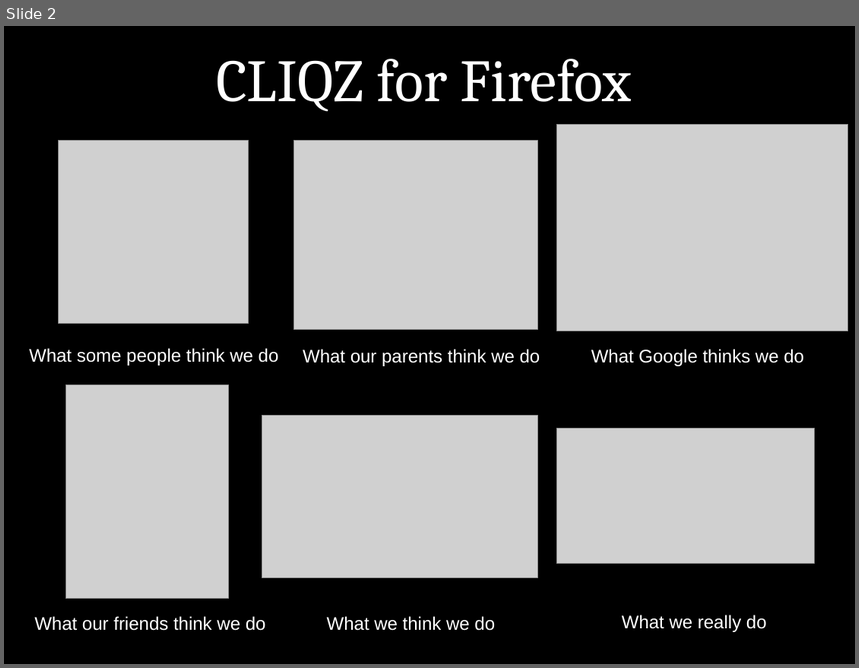
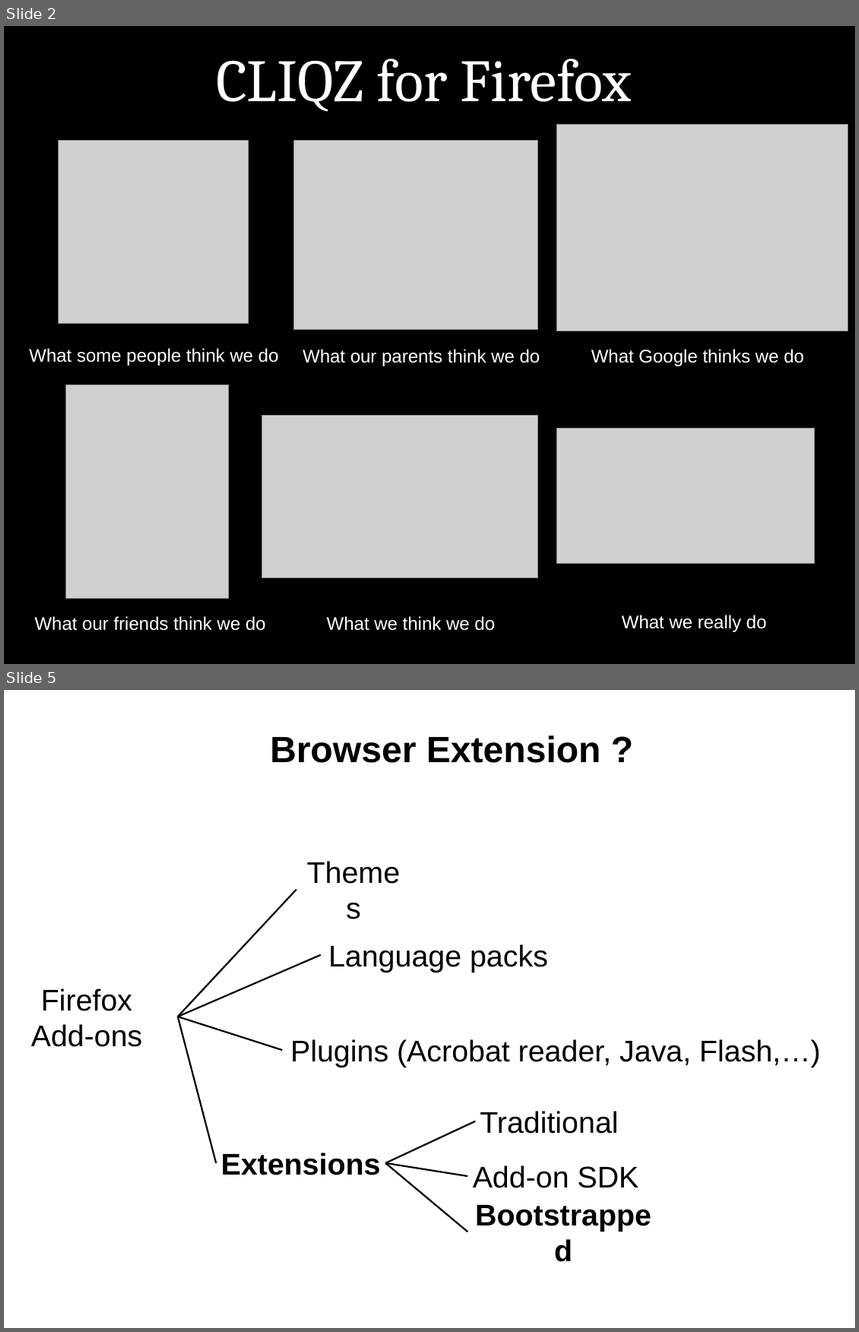
Before and after one commit to chrmod/browser-core, a slide deck: docu/CLIQZ for Firefox - garage0.51.pptx. Shown one above the other, each under a label of ours: slide 2 before the commit, slides 2 and 5 after it; the slides between them are not shown. The pictures are 859x668 and 859x1332 pixels, drawn with LibreOffice and Linux fonts; fonts in the diff are those of the drawing; grey boxes stand for pictures. Boxes give left, top, right and bottom in pixels: in the first picture for what was removed or moved away, otherwise in the second. Text is boxed around its words. In the diff, an @@ line names an element or a change of style, - is before the commit and + after.

```diff
--- a/docu/CLIQZ for Firefox - garage0.51.pptx
+++ b/docu/CLIQZ for Firefox - garage0.51.pptx
@@ slide 5 added at (x1=4, y1=690, x2=855, y2=1328), background #FFFFFF @@
@@ text added at (x1=270, y1=736, x2=601, y2=763), 44 pt, text #000000, bold @@
+Browser Extension ?
@@ text added at (x1=297, y1=868, x2=411, y2=911), 36 pt, text #000000 @@
+Themes
@@ line added from (177, 1017) to (297, 889), #000000 2 pt @@
@@ line added from (177, 1017) to (321, 955), #000000 2 pt @@
@@ text added at (x1=329, y1=945, x2=548, y2=973), 36 pt, text #000000 @@
+Language packs
@@ text added at (x1=31, y1=989, x2=143, y2=1047), 36 pt, text #000000 @@
+Firefox
+Add-ons
@@ line added from (177, 1017) to (282, 1050), #000000 2 pt @@
@@ line added from (177, 1017) to (216, 1163), #000000 2 pt @@
@@ text added at (x1=291, y1=1040, x2=821, y2=1068), 36 pt, text #000000 @@
+Plugins (Acrobat reader, Java, Flash,…)
@@ line added from (386, 1163) to (476, 1122), #000000 2 pt @@
@@ text added at (x1=480, y1=1111, x2=618, y2=1134), 36 pt, text #000000 @@
+Traditional
@@ text added at (x1=221, y1=1153, x2=381, y2=1176), 36 pt, text #000000, bold @@
+Extensions
@@ line added from (386, 1163) to (468, 1176), #000000 2 pt @@
@@ line added from (386, 1163) to (468, 1233), #000000 2 pt @@
@@ text added at (x1=473, y1=1166, x2=639, y2=1189), 36 pt, text #000000 @@
+Add-on SDK
@@ text added at (x1=468, y1=1211, x2=659, y2=1254), 36 pt, text #000000, bold @@
+Bootstrapped
```
Also in this commit, not shown: 3 slides changed, 2 other slides added, 3 slides removed, 3 other files.
